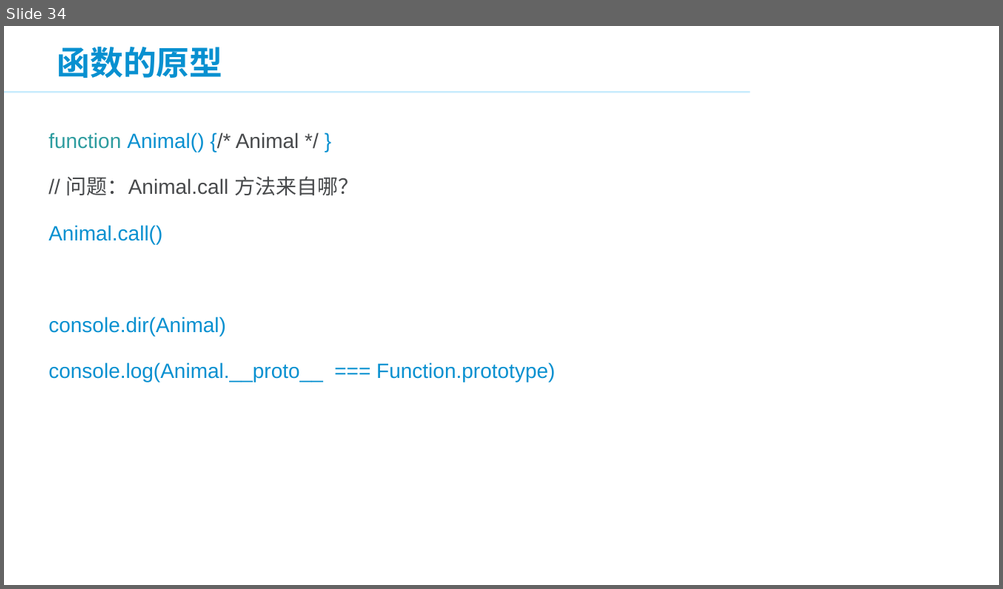
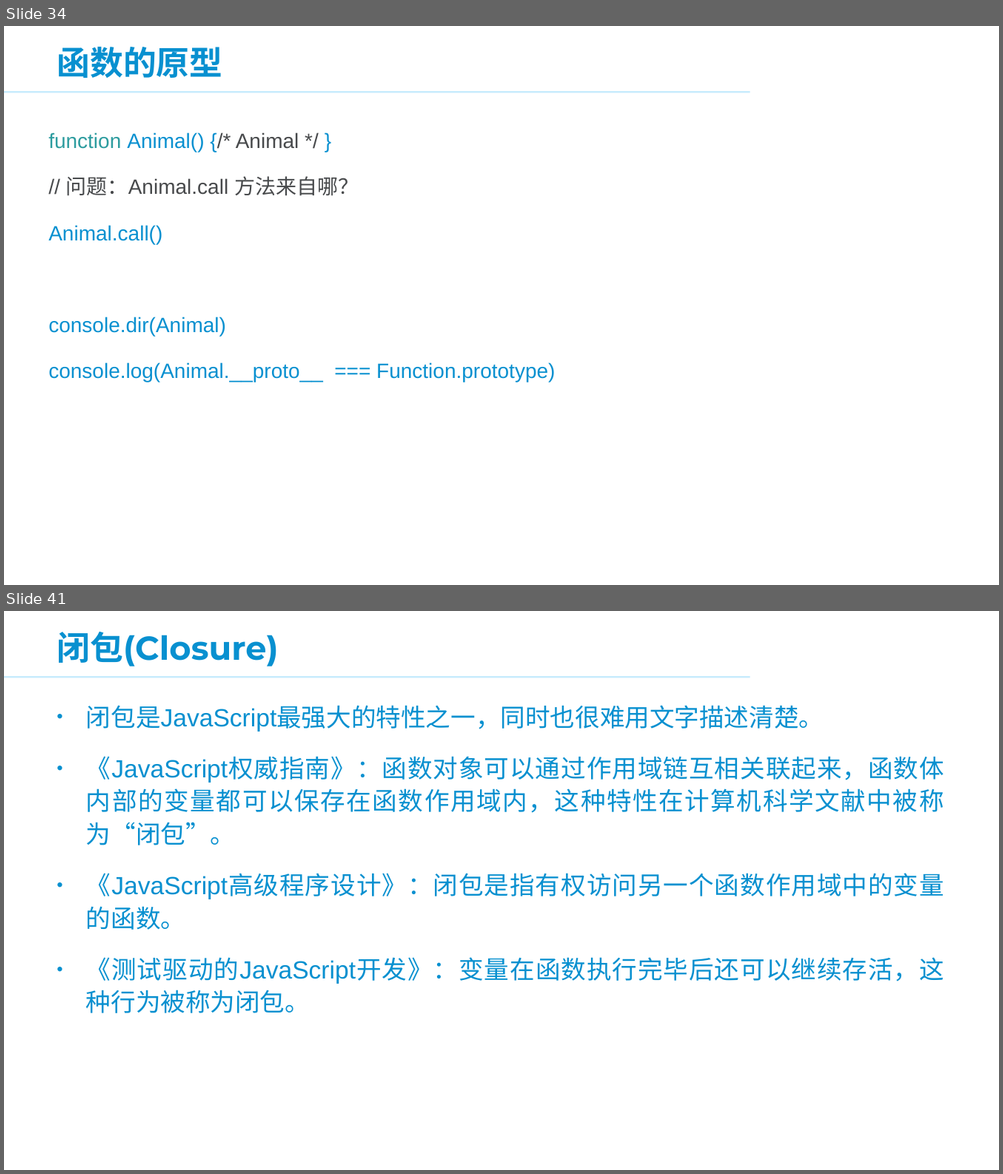
Before and after one commit to panxuepeng/javascript, a slide deck: ppt/JavaScript 高级部分.ppt. Shown one above the other, each under a label of ours: slide 34 before the commit, slides 34 and 41 after it; the slides between them are not shown. The pictures are 1003x589 and 1003x1174 pixels, drawn with LibreOffice and Linux fonts; fonts in the diff are those of the drawing; background and template pictures are left out. Boxes give left, top, right and bottom in pixels: in the first picture for what was removed or moved away, otherwise in the second. Text is boxed around its words. In the diff, an @@ line names an element or a change of style, - is before the commit and + after.

```diff
--- a/ppt/JavaScript 高级部分.ppt
+++ b/ppt/JavaScript 高级部分.ppt
@@ slide 41 added at (4,611,999,1170), background #FFFFFF; not listed: 2 template elements that a slide beside it also shows @@
@@ title added at (57,632,278,667), 32 pt, text #0890D0, bold @@
+闭包(Closure)
@@ text added at (86,705,944,1014), 24 pt, text #0890D0 @@
+• 闭包是JavaScript最强大的特性之一，同时也很难用文字描述清楚。
+• 《JavaScript权威指南》：函数对象可以通过作用域链互相关联起来，函数体内部的变量都可以保存在函数作用域内，这种特性在计算机科学文献中被称为“闭包”。
+• 《JavaScript高级程序设计》：闭包是指有权访问另一个函数作用域中的变量的函数。
+• 《测试驱动的JavaScript开发》：变量在函数执行完毕后还可以继续存活，这种行为被称为闭包。
```
Also in this commit, not shown: 9 other slides added, 14 slides removed, 6 other files.
